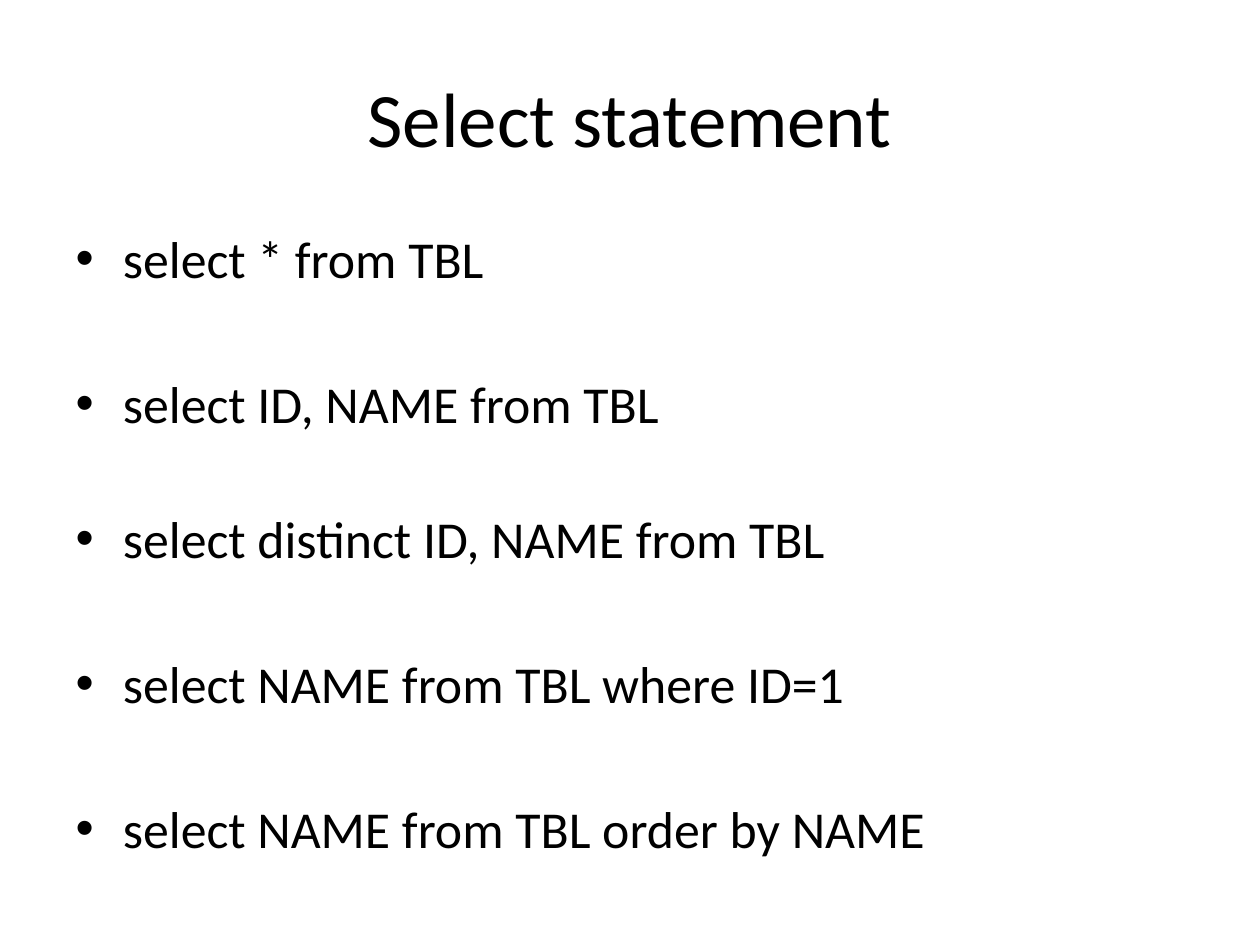
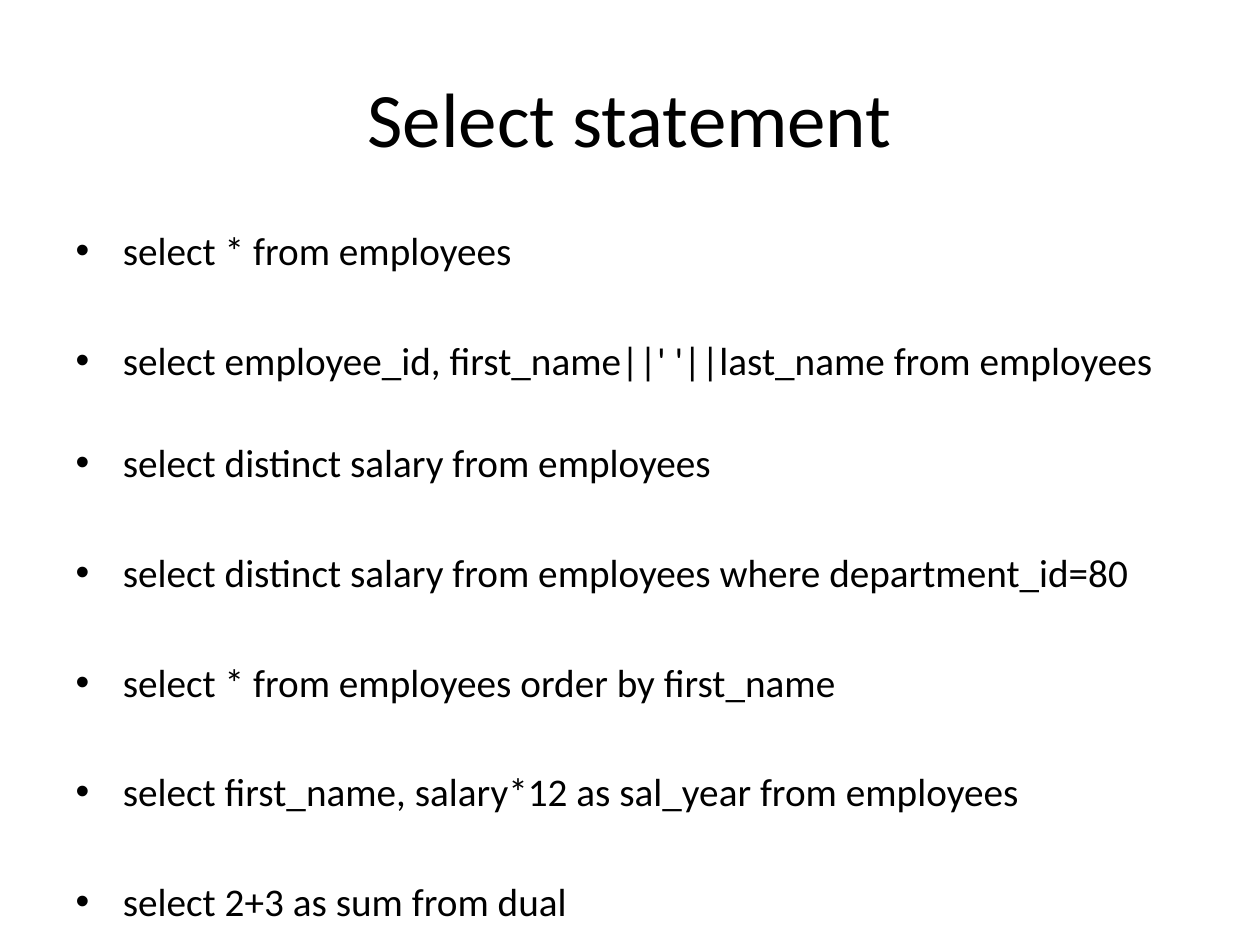
Before and after one commit to vmorev/SQL_lectures, a slide deck: slide 11 of L1 Database Introduction.pptx. Drawn at 1260x945 pixels with LibreOffice and Linux fonts; fonts in the diff are those of the drawing. Boxes give left, top, right and bottom in pixels: in the first picture for what was removed or moved away, otherwise in the second. Text is boxed around its words. In the diff, an @@ line names an element or a change of style, - is before the commit and + after.

Commit message:
Prepared for first reading :)

```diff
--- a/L1 Database Introduction.pptx
+++ b/L1 Database Introduction.pptx
@@ text at <box>123,237,1152,917</box>: text changed; size 29.6 to 22.4 pt @@
-• select * from TBL
-• select ID, NAME from TBL
-• select distinct ID, NAME from TBL
-• select NAME from TBL where ID=1
-• select NAME from TBL order by NAME
+• select * from employees
+• select employee_id, first_name||' '||last_name from employees
+• select distinct salary from employees
+• select distinct salary from employees where department_id=80
+• select * from employees order by first_name
+• select first_name, salary*12 as sal_year from employees
+• select 2+3 as sum from dual
```
Also in this commit, not shown: 4 other slides changed.
